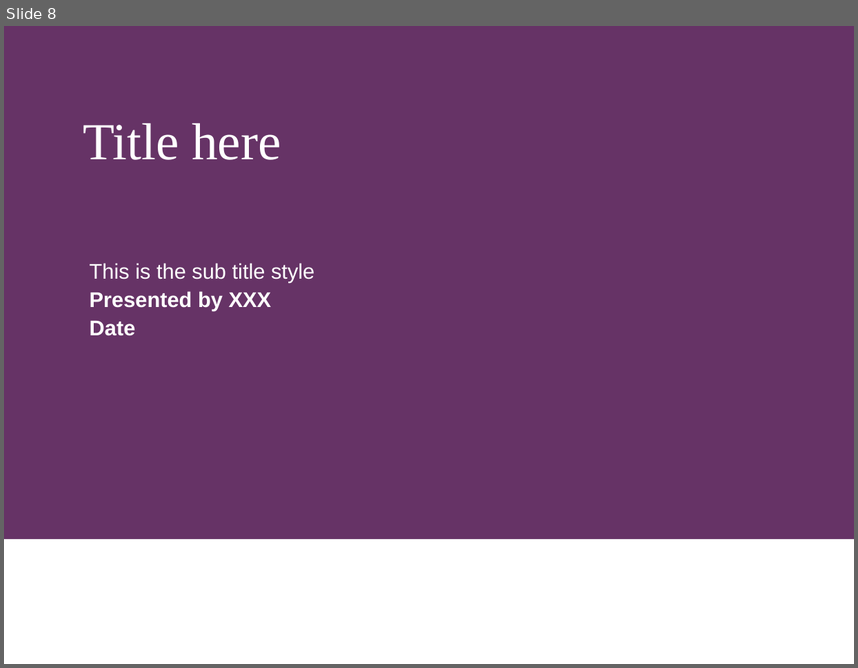
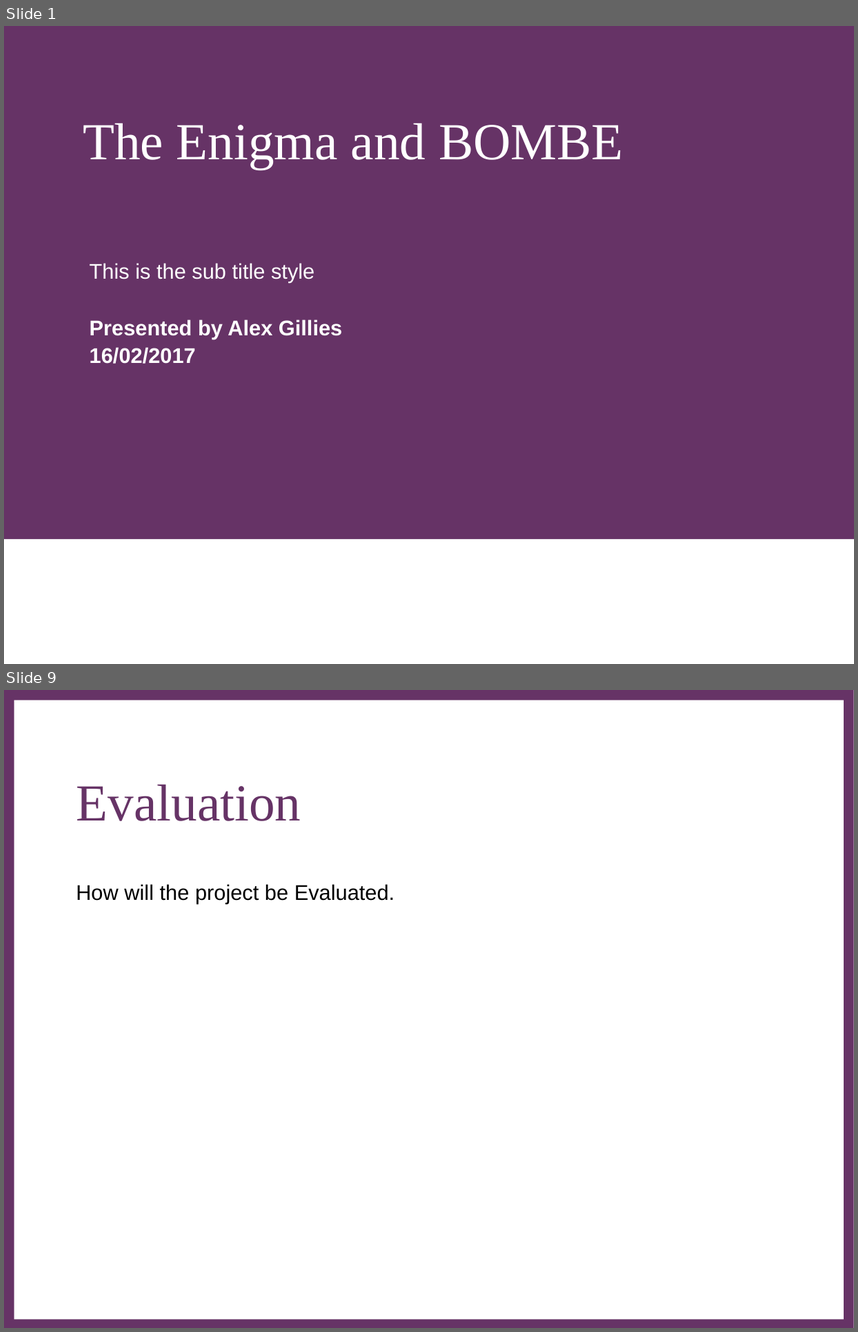
Before and after one commit to br3v1an5/Dissertation-Third-Year, a slide deck: DesignReport/1_PowerpointTemplate.ppt. Shown one above the other, each under a label of ours: slide 8 before the commit, slides 1 and 9 after it; the slides between them are not shown. The pictures are 858x668 and 858x1332 pixels, drawn with LibreOffice and Linux fonts; fonts in the diff are those of the drawing; background and template pictures are left out. Boxes give left, top, right and bottom in pixels: in the first picture for what was removed or moved away, otherwise in the second. Text is boxed around its words. In the diff, an @@ line names an element or a change of style, - is before the commit and + after.

```diff
--- a/DesignReport/1_PowerpointTemplate.ppt
+++ b/DesignReport/1_PowerpointTemplate.ppt
@@ slide 9 added at <box>4,690,854,1328</box>, background #FFFFFF @@
@@ rectangle added at <box>4,690,854,1328</box>, fill #663366, 24 pt, text #663366 @@
+∂
@@ rectangle added at <box>14,700,844,1319</box>, fill #FFFFFF @@
@@ title added at <box>76,784,301,821</box>, 44 pt, text #663366 @@
+Evaluation
@@ text added at <box>76,884,395,904</box>, 18 pt, text #000000 @@
+How will the project be Evaluated.
@@ what was slide 8 is now slide 1 @@
@@ slide 1 changed as well @@
@@ title at <box>83,123,624,169</box>: text changed @@
-Title here
+The Enigma and BOMBE
@@ subtitle at <box>90,319,342,363</box>: text changed @@
-Presented by XXX
-Date
+Presented by Alex Gillies
+16/02/2017
```
Also in this commit, not shown: 8 other slides added, 8 slides removed, 1 other file.
